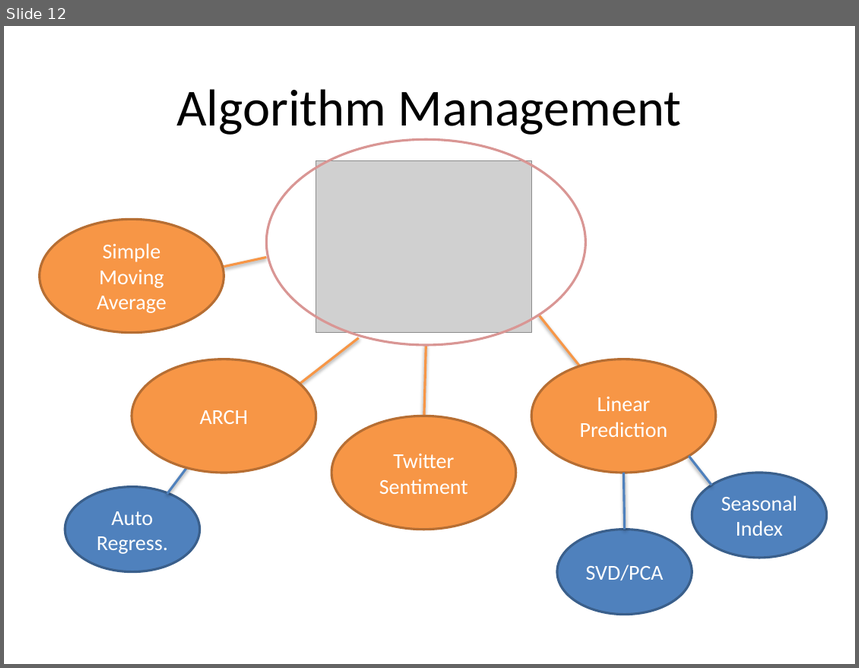
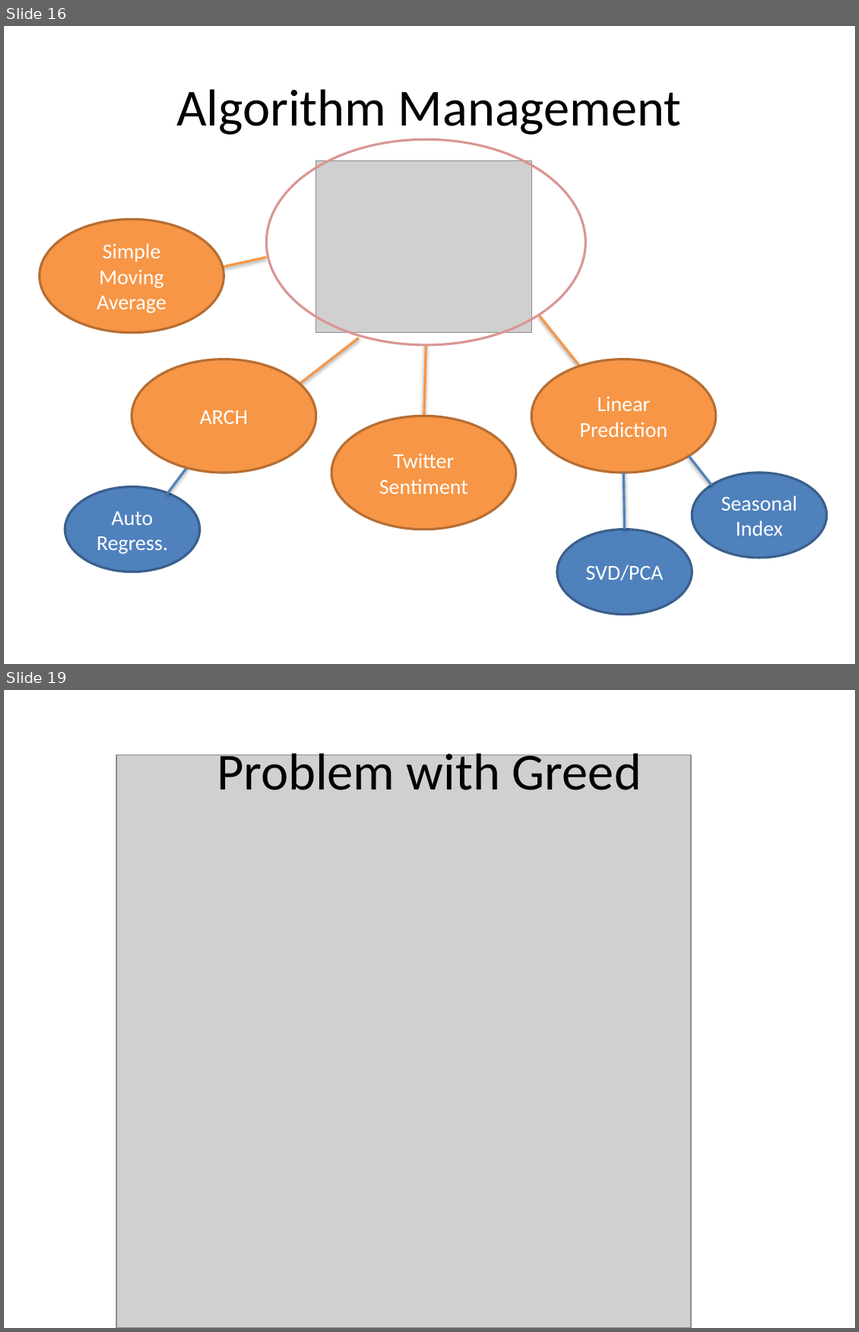
Before and after one commit to abhaykamat/AlgoTrading, a slide deck: report/AlgorithmicTrading.pptx. Shown one above the other, each under a label of ours: slide 12 before the commit, slides 16 and 19 after it; the slides between them are not shown. The pictures are 859x668 and 859x1332 pixels, drawn with LibreOffice and Linux fonts; fonts in the diff are those of the drawing; grey boxes stand for pictures. Boxes give left, top, right and bottom in pixels: in the first picture for what was removed or moved away, otherwise in the second. Text is boxed around its words. In the diff, an @@ line names an element or a change of style, - is before the commit and + after.

```diff
--- a/report/AlgorithmicTrading.pptx
+++ b/report/AlgorithmicTrading.pptx
@@ slide 19 added at (4, 690, 855, 1328), background #FFFFFF @@
@@ picture added at (116, 755, 691, 1328) @@
@@ title added at (217, 746, 642, 790), 44 pt, text #000000 @@
+Problem with Greed
@@ what was slide 12 is now slide 16 @@
```
Also in this commit, not shown: 4 slides changed, 5 other slides added.
